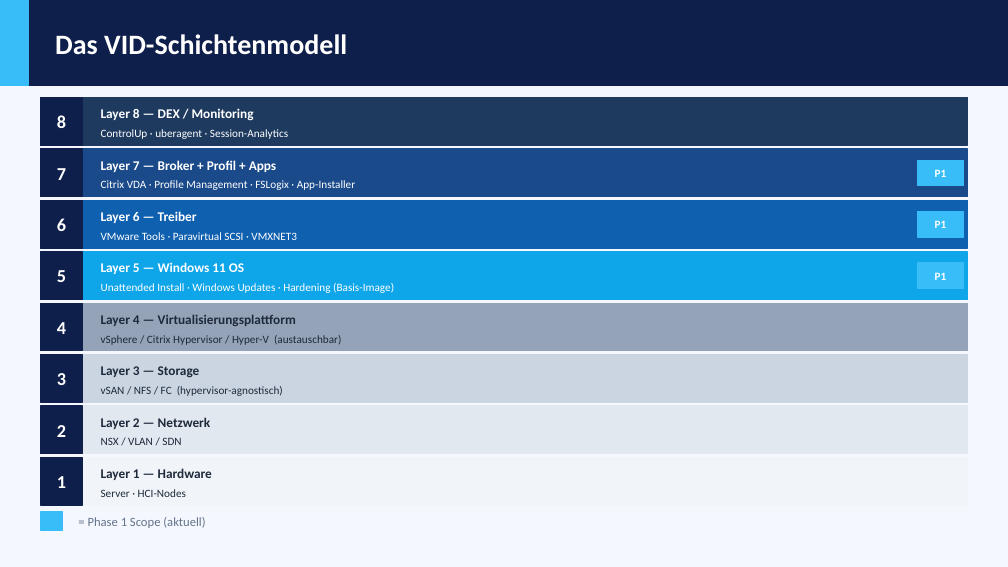
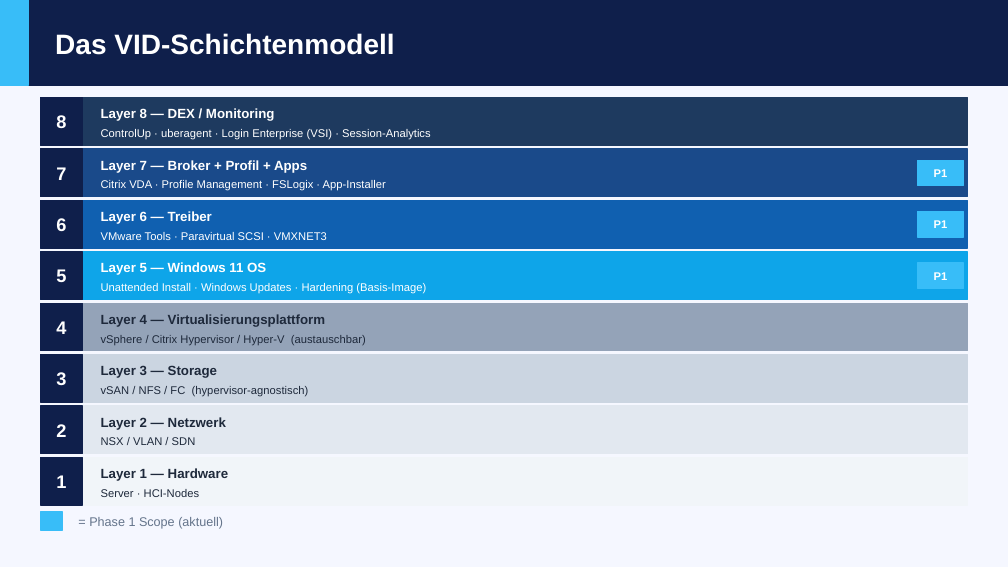
Before and after one commit to cyberms/VID, a slide deck: slide 4 of VID-Management-Praesentation-Phase1.pptx. Drawn at 1008x567 pixels with LibreOffice and Linux fonts; fonts in the diff are those of the drawing. Boxes give left, top, right and bottom in pixels: in the first picture for what was removed or moved away, otherwise in the second. Text is boxed around its words. In the diff, an @@ line names an element or a change of style, - is before the commit and + after.

```diff
--- a/VID-Management-Praesentation-Phase1.pptx
+++ b/VID-Management-Praesentation-Phase1.pptx
@@ text at (101,129,431,139): text changed; font Calibri to Arial @@
-ControlUp · uberagent · Session-Analytics
+ControlUp · uberagent · Login Enterprise (VSI) · Session-Analytics
@@ font Calibri to Arial in 23 elements at (55,33,394,55), (101,108,275,122), (101,160,307,173), (101,180,386,191), (934,169,948,177), (56,218,66,231), (101,211,212,224), (101,232,327,240), (934,220,948,228), (56,269,66,282), (101,262,266,275), (101,283,426,294), (934,272,948,280), (101,314,325,327), (101,335,366,345), (101,366,217,378), (101,386,309,396), (101,417,226,430), (101,437,196,445), (56,475,66,488), (101,468,228,481), (101,489,200,497), (89,517,223,529) @@
```
Also in this commit, not shown: 8 other slides changed, 2 other files.
